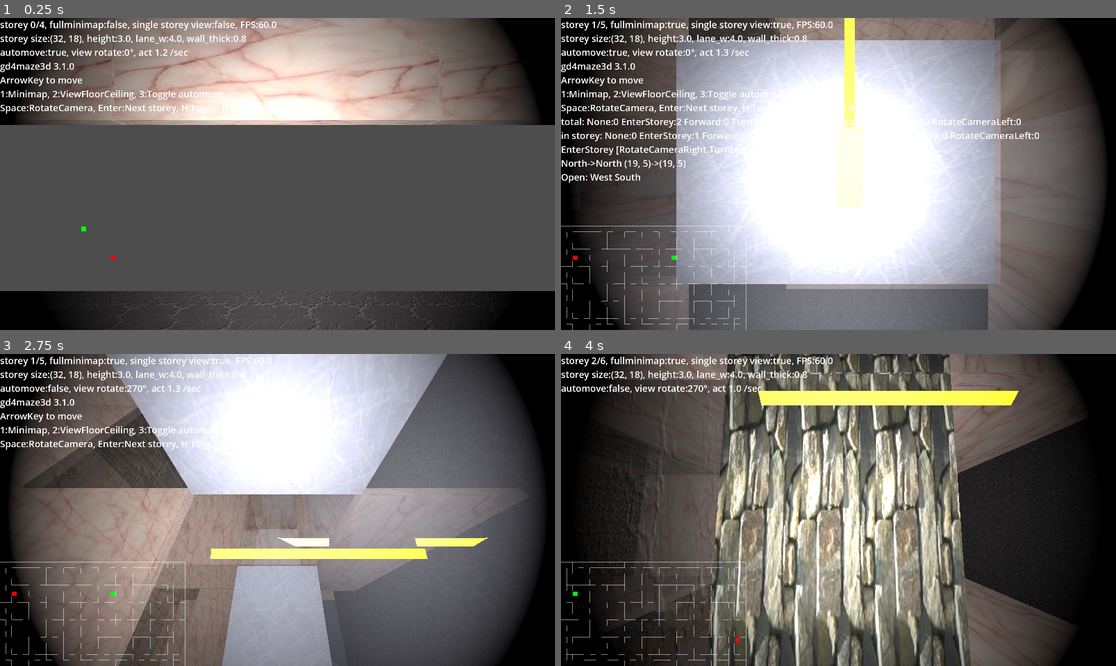
Above: before the commit, frames 1-4 (two rows, left to right).
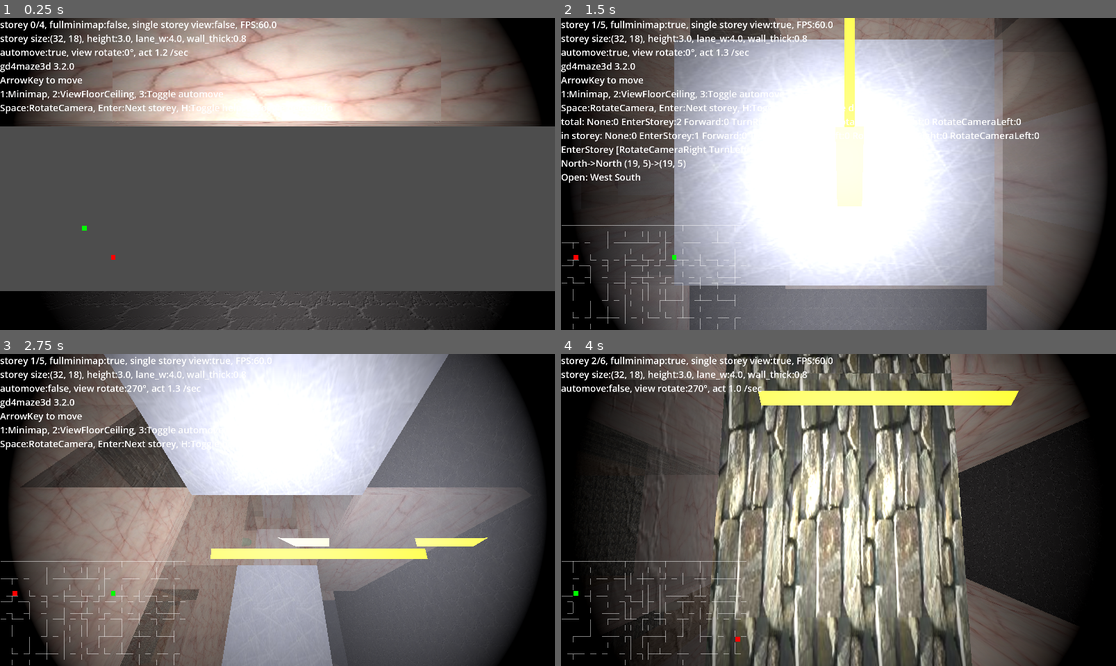
Above: after the commit, the same moments.

Repository: kasworld/gd4maze3d
Game: Godot game, scene res://main.tscn
The game is run twice, just before and just after one commit, with the same random seed, the same clock (stepped at 60 frames per second) and the same inputs.
Inputs (mouse positions are in pixels of both pictures, inside the frame that each line leads up to):
- Up to frame 1 (0.25 s): no input
- Up to frame 2 (1.5 s): tap Enter at 0.5 s; move the mouse to (960, 158) at 0.52 s; hold D 0.53-1.28 s; tap 1 at 0.6 s; click (960, 158) at 0.67 s; tap Space at 0.77 s; move the mouse to (727, 189) at 1.27 s; hold Down from 1.28 s (still down); tap 2 at 1.35 s
- Up to frame 3 (2.75 s): tap Space at 1.52 s; move the mouse to (333, 441) at 2.02 s; release Down at 2.03 s; hold D from 2.03 s (still down); tap 3 at 2.1 s
- Up to frame 4 (4 s): move the mouse to (810, 572) at 2.77 s; release D at 2.78 s; hold Up 2.78-3.53 s; tap H at 2.85 s; click (810, 572) at 2.92 s; tap Space at 3.02, 3.77 s; move the mouse to (1005, 556) at 3.52 s; hold Left from 3.53 s (still down); tap Enter at 3.6 s

The runs differ from the first frame. In frame 1, 0.8% of the frame differs, in the area x 0-100%, y 0-78%; in frame 2, 2.1%; in frame 3, 1.8%; in frame 4, 8.7%, in the area x 0-94%, y 0-100%.

Commit message:
adjust minimap pos

Diff:
--- a/main.gd
+++ b/main.gd
@@ -59,6 +59,9 @@
 
 var view_floor_ceiling :bool
 
+func help_str()->String:
+	return "gd4maze3d 3.2.0\nArrowKey to move\n1:Minimap, 2:ViewFloorCeiling, 3:Toggle automove\nSpace:RotateCamera, Enter:Next storey, H:Toggle help, D:Toggle debuginfo"
+
 func _ready() -> void:
 	var tex_keys = tex_dict.keys()
 	tex_keys.shuffle()
@@ -86,8 +89,10 @@
 	enter_new_storey()
 
 func vpsize_changed()->void:
-	minimap.position.y = get_viewport().get_visible_rect().size.y -minimap.get_height()
+	minimap.position.y = get_viewport().get_visible_rect().size.y -minimap.get_height() -2
+	minimap.position.x = 2
 	minimap2draw.position.y = minimap.position.y
+	minimap2draw.position.x = 2
 
 func enter_new_storey()->void:
 	if storey_list.size() >= MaxStoreyCount:
@@ -209,8 +214,6 @@
 		helpstr, debugstr,
 		]
 
-func help_str()->String:
-	return "gd4maze3d 3.1.0\nArrowKey to move\n1:Minimap, 2:ViewFloorCeiling, 3:Toggle automove\nSpace:RotateCamera, Enter:Next storey, H:Toggle help, D:Toggle debuginfo"
 
 func animate_act(pl :Character, dur :float)->void:
 	match pl.act_current:
--- a/storey.gd
+++ b/storey.gd
@@ -191,7 +191,7 @@
 			mat.transparency = BaseMaterial3D.Transparency.TRANSPARENCY_ALPHA
 		_:
 			mat.albedo_texture = main_wall_tex
-	var w = new_box(Vector3(lane_w*0.99,storey_h*0.99,wall_thick), mat)
+	var w = new_box(Vector3(lane_w*0.999,storey_h*0.999,wall_thick), mat)
 	if face_x:
 		w.rotate_y(PI/2)
 		w.position = Vector3( x *lane_w, storey_h/2.0, y *lane_w +lane_w/2)
